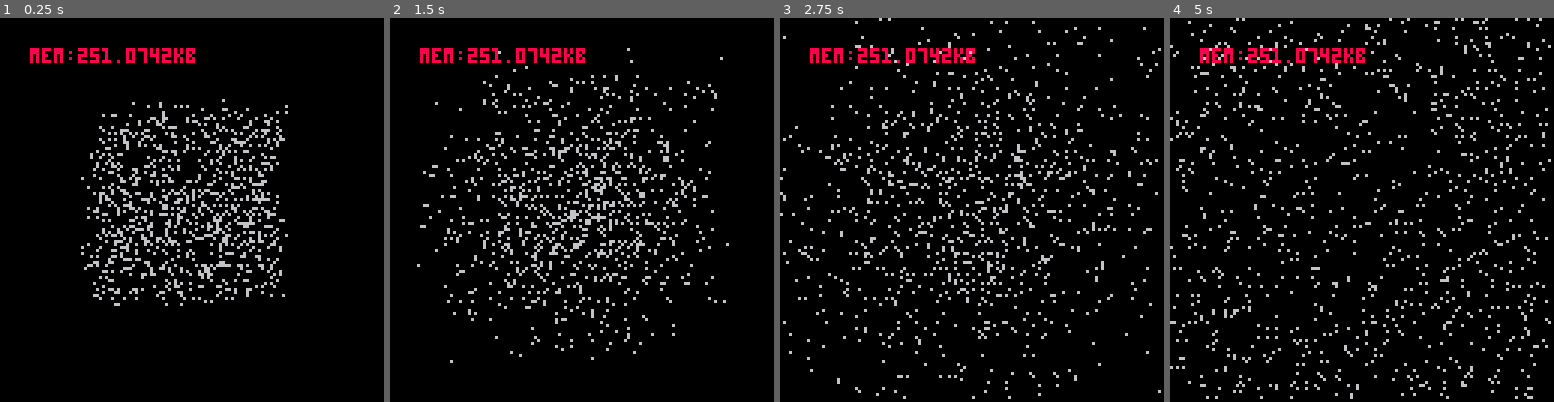
Above: before the commit, frames 1-4 (left to right).
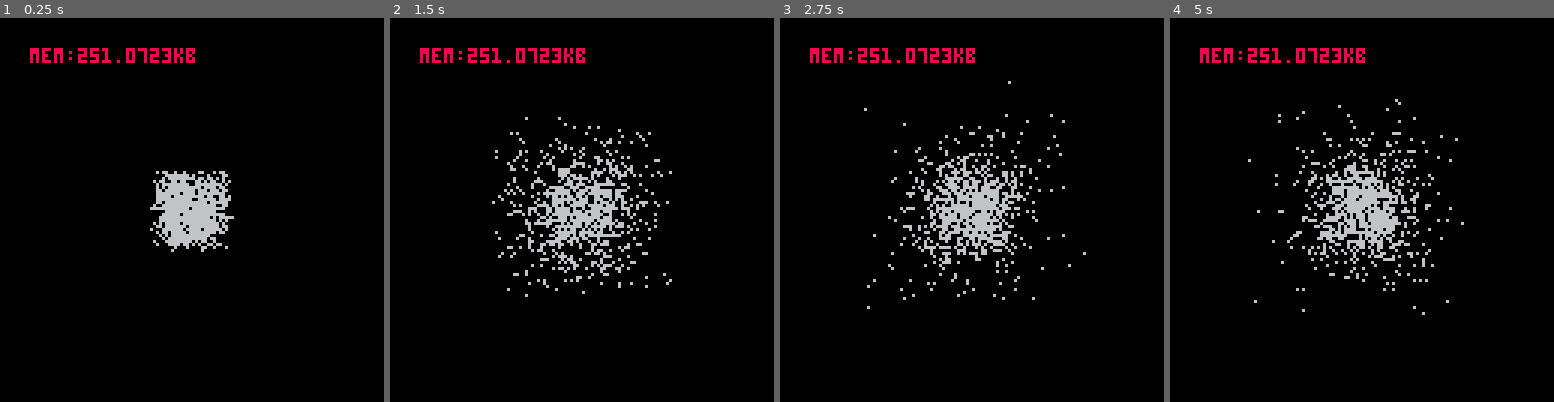
Above: after the commit, the same moments.

Repository: devcherchecollegue-org/back-to-the-90s
Game: PICO-8 cartridge ps.p8
Two runs of this game, one before a commit and one after it. Both use one fixed random seed, a clock stepped at 60 frames per second and the inputs below.
Inputs:
- Up to frame 1 (0.25 s): no input
- Up to frame 2 (1.5 s): no input
- Up to frame 3 (2.75 s): no input
- Up to frame 4 (5 s): no input

The runs differ from the first frame. In frame 1, 6.8% of the frame differs, in the area x 21-75%, y 7-75%; in frame 2, 8.2%; in frame 3, 8.9%; in frame 4, 9.8%, in the area x 0-100%, y 0-100%.

Commit message:
pour que ca ressemble a des particules

Diff:
--- a/ps.p8
+++ b/ps.p8
@@ -9,10 +9,10 @@
 -- 5: increment use for the lifespan
 function new_particle(position, size, incr)
  local particle = {
-  {31+rnd(62),31+rnd(62)},
+  {54+rnd(20),54+rnd(20)},
   {(rnd(100) - 50)/100,(rnd(100)-50)/100},
   {0.01-(rnd(100)/100),0.01-(rnd(100)/100)},
-  rnd(100),
+  rnd(30),
   incr
  }
 
@@ -67,7 +67,7 @@
   for i = 1,ps[2] + 1,1
   do
    if(is_empty(ps[3][i]) or part_dead(ps[3][i])) then
-    ps[3][i] = new_particle(ps[1],6,0.04)
+    ps[3][i] = new_particle(ps[1],6,0.4)
    end
   part_update(ps[3][i])
   end
